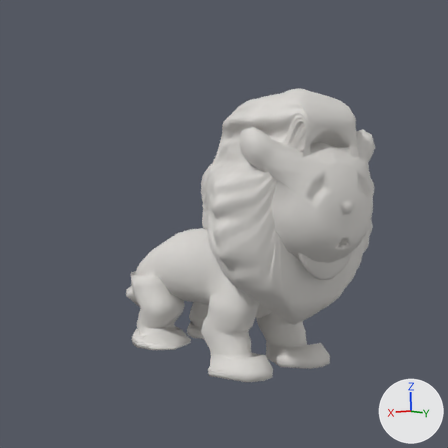
The Blender file art/blender/lion_mane_foundation.blend, before and after one commit.
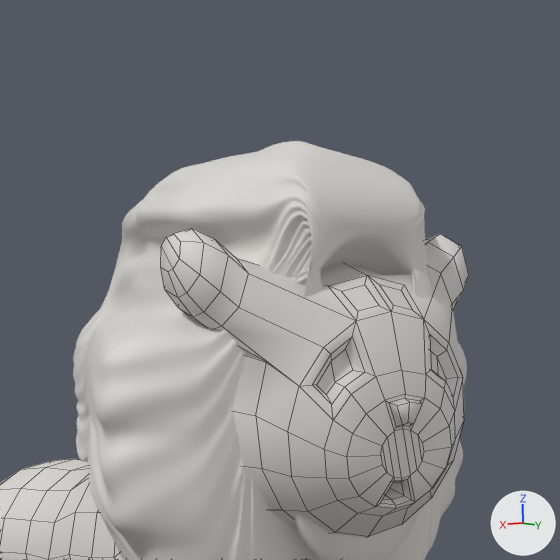
Each version appears first from the file's camera 'ClayCam', and next in a close-up on the part from 38% to 93% of the width and 6% to 61% of the height. The axes (+X, +Y, +Z) are drawn at lower right. The lights are the same throughout. The older version's two pictures come first. The close-ups show mesh edges as thin lines.

The first close-up shows 'LionCage', 'LionMane'.
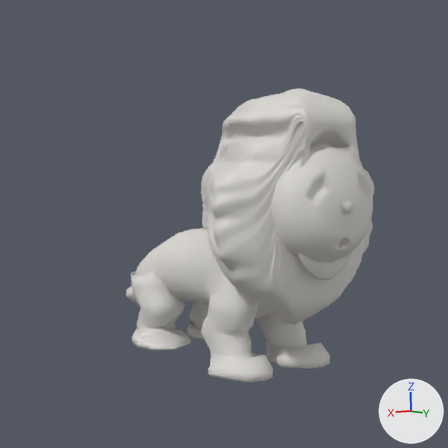
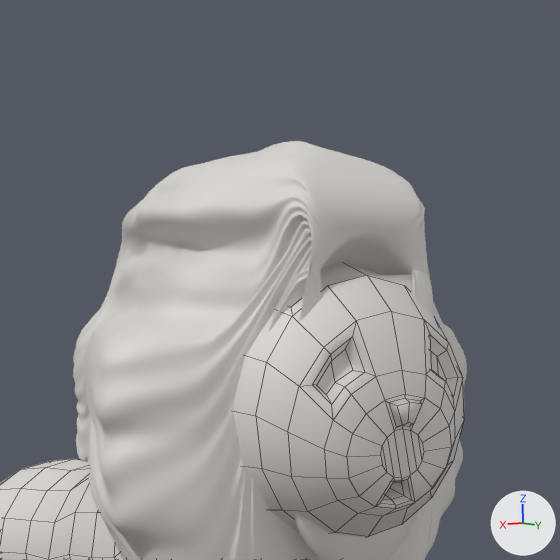
Changed parts and their boxes [x1, y1, x2, y2] in the close-ups (560 x 560 px):
'LionCage', reshaped
    before: [0, 229, 469, 560]
    after: [0, 262, 464, 560]
part 1 of me_lioncage, cut back
    before: [161, 229, 469, 386]
    after: [245, 275, 449, 386]

The edits, one by one:
me_lioncage is used by ob_lioncage; location (0.0, 0.0, 0.0).
me_lioncage had 999 vertices, 997 faces and spanned x -0.277..0.277, y -0.657..0.644, z 0.004..0.85.
me_lioncage now has 937 vertices, 935 faces and spans x -0.244..0.244, y -0.657..0.644, z 0.004..0.812.
Part 1, on me_lioncage:
70 vertices are removed from x -0.277..0.277, y 0.421..0.597, z 0.713..0.85.
80 faces are deleted.
2 vertices move from x -0.059..0.059, y 0.568, z 0.766 to x -0.088..0.088, y 0.545, z 0.771.
8 vertices are added at x -0.137..0.137, y 0.507..0.556, z 0.733..0.784.
18 new faces join them.
